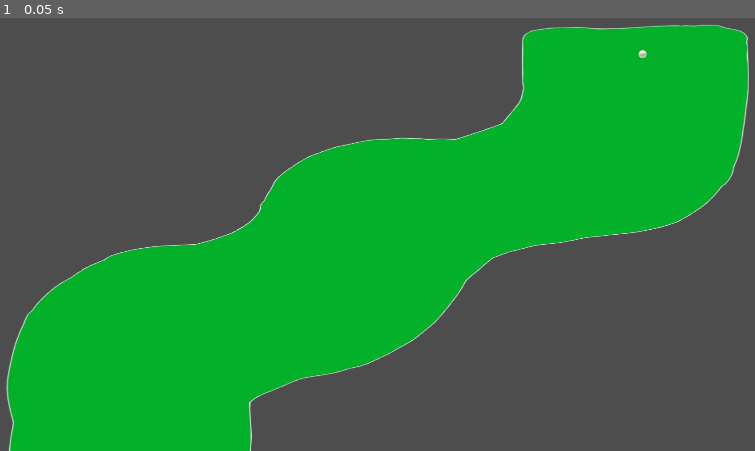
Above: before the commit, frame 1.
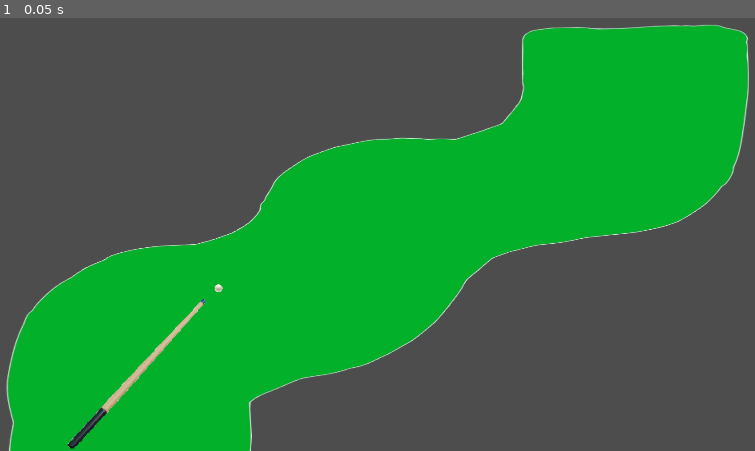
Above: after the commit, the same moment.

Repository: magedeungaro/sinuca-sem-sinuca
Game: Godot game, scene res://fase_1.tscn
The game is run twice, just before and just after one commit, with the same random seed, the same clock (stepped at 60 frames per second) and the same inputs.
Inputs:
- Up to frame 1 (0.05 s): no input

The runs differ from the first frame. In frame 1, 0.5% of the frame differs, in the area x 8-86%, y 7-100%.

Commit message:
taco wip

Diff:
--- a/Scenes/bola.tscn
+++ b/Scenes/bola.tscn
@@ -6,6 +6,7 @@
 radius = 1.2482
 
 [node name="Bola" type="RigidBody2D"]
+collision_layer = 3
 
 [node name="CueBall" type="Sprite2D" parent="."]
 position = Vector2(10.5216, 9.97834)
--- a/Scenes/taco.tscn
+++ b/Scenes/taco.tscn
@@ -7,6 +7,8 @@
 height = 65.1153
 
 [node name="Taco" type="CharacterBody2D"]
+collision_layer = 2
+collision_mask = 0
 
 [node name="Taco" type="Sprite2D" parent="."]
 position = Vector2(28, 29)
--- a/fase_1.tscn
+++ b/fase_1.tscn
@@ -1,5 +1,6 @@
-[gd_scene load_steps=4 format=3 uid="uid://uveoktxolvoa"]
+[gd_scene load_steps=5 format=3 uid="uid://uveoktxolvoa"]
 
+[ext_resource type="PackedScene" uid="uid://bkp0gycfnwwyw" path="res://Scenes/taco.tscn" id="1_56lkl"]
 [ext_resource type="PackedScene" uid="uid://cbbjivddbmugd" path="res://Scenes/pista.tscn" id="2_2gxnf"]
 [ext_resource type="PackedScene" uid="uid://bbxrursx6deim" path="res://Scenes/bola.tscn" id="2_xv1x7"]
 
@@ -9,10 +10,15 @@
 
 [node name="Fase1" type="Node2D"]
 
+[node name="Taco" parent="." instance=ExtResource("1_56lkl")]
+z_index = 1
+position = Vector2(122, 683)
+scale = Vector2(7.36161, 7.36161)
+
 [node name="pista" parent="." instance=ExtResource("2_2gxnf")]
 
 [node name="Bola" parent="pista" instance=ExtResource("2_xv1x7")]
-position = Vector2(1539, 117)
+position = Vector2(521, 679)
 physics_material_override = SubResource("PhysicsMaterial_jorfv")
 gravity_scale = 0.0
 linear_damp = 2.0
